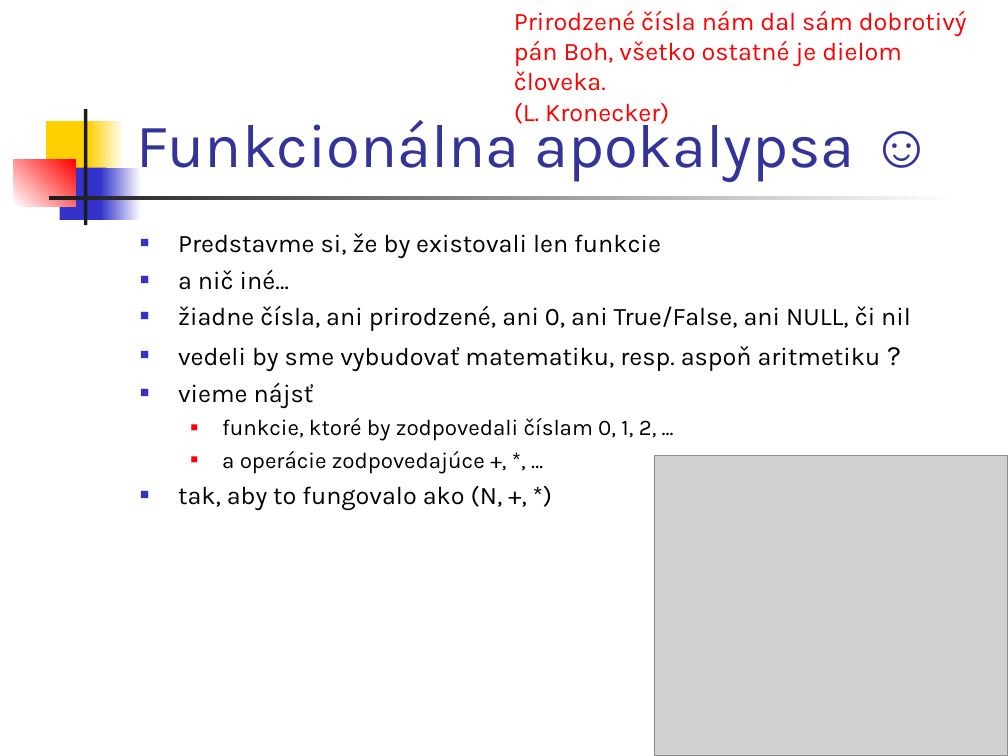
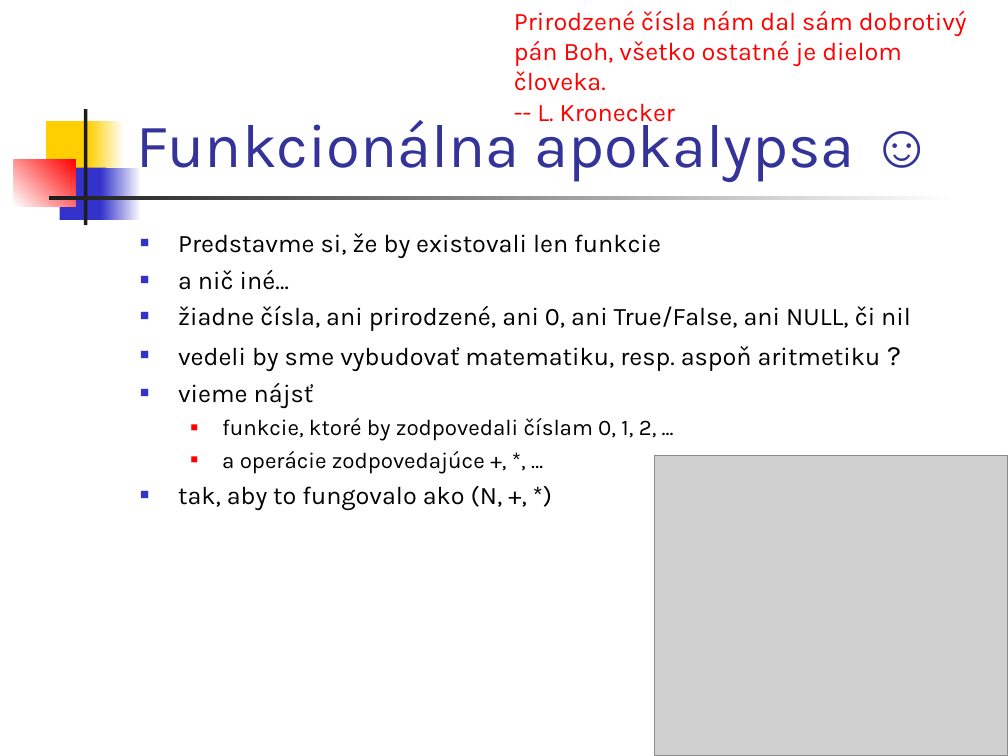
Before and after one commit to Funkcionalne/Prednasky, a slide deck: slide 6 of 01/01_fpro.ppt. Drawn at 1008x756 pixels with LibreOffice and Linux fonts; fonts in the diff are those of the drawing; grey boxes stand for pictures. Boxes give left, top, right and bottom in pixels: in the first picture for what was removed or moved away, otherwise in the second. Text is boxed around its words. In the diff, an @@ line names an element or a change of style, - is before the commit and + after.

```diff
--- a/01/01_fpro.ppt
+++ b/01/01_fpro.ppt
@@ text at box(537, 103, 675, 127): text changed @@
-(L. Kronecker)
+-- L. Kronecker
```
Also in this commit, not shown: 5 other slides changed, 1 other file.
